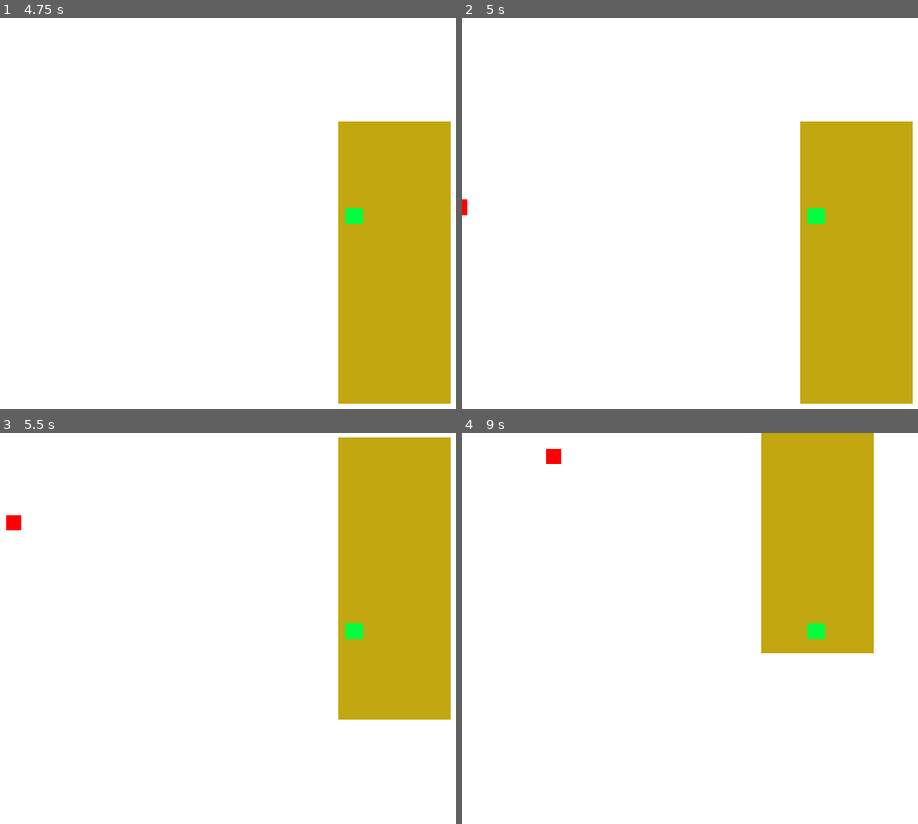
Above: before the commit, frames 1-4 (two rows, left to right).
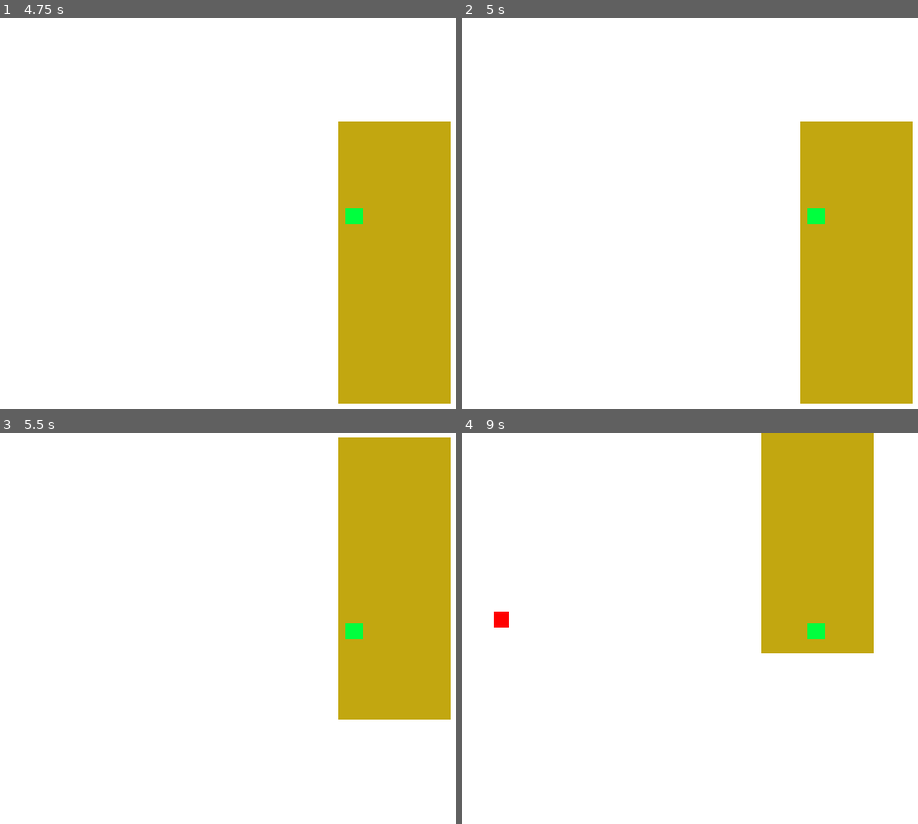
Above: after the commit, the same moments.

Repository: SysForgeStudio/rotten-redemption
Game: Godot game, scene res://World/world.tscn
The game is run twice, just before and just after one commit, with the same random seed, the same clock (stepped at 60 frames per second) and the same inputs. The project has no main scene, so this scene is started directly.
Inputs:
- Up to frame 1 (4.75 s): tap Enter at 0.5, 2.75 s; hold D (move_right) 0.53-1.28 s; tap Space at 1.25, 4.25 s; hold S (move_down) 1.28-2.03 s; hold D (move_right) 2.03-2.78 s; hold W (move_up) 2.78-3.53 s; hold A (move_left) from 3.53 s (still down)
- Up to frame 2 (5 s): keep holding A (move_left)
- Up to frame 3 (5.5 s): tap Enter at 5 s; release A (move_left) at 5.03 s; hold S (move_down) from 5.03 s (still down)
- Up to frame 4 (9 s): release S (move_down) at 5.78 s; hold D (move_right) 5.78-6.53 s; tap Space at 6.5 s; hold W (move_up) 6.53-7.28 s; hold D (move_right) 7.28-8.03 s; hold S (move_down) 8.03-8.78 s; hold A (move_left) from 8.78 s (still down)

Frame 1 is identical in both runs. In frame 2, less than 0.1% of the frame differs, in the area x 0-2%, y 46-51%; in frame 3, 0.1%; in frame 4, 0.3%, in the area x 6-22%, y 4-50%.

Commit message:
Zombies turn to player

Diff:
--- a/Mobs/mob.gd
+++ b/Mobs/mob.gd
@@ -1,9 +1,18 @@
 extends CharacterBody2D
 
-const SPEED = 900
+var speed = 900
 var speed_multiplier = 6
+var direction_after_change
+
 @onready var base = get_node("/root/World/Base")
+@onready var player = get_node("/root/World/Player")
 
 func _physics_process(delta):
-	velocity.x = SPEED * delta * speed_multiplier
+	velocity.x = speed * delta * speed_multiplier
 	move_and_slide()
+
+func _change_movement_to_player():
+	speed = 100
+	direction_after_change = global_position.direction_to(player.global_position)
+	velocity = direction_after_change * speed
+	move_and_slide()
--- a/World/world.gd
+++ b/World/world.gd
@@ -1,15 +1,21 @@
 extends Node2D
 
-func spawn_mob():
+func _spawn_mob():
 	var new_mob = preload("res://Mobs/mob.tscn").instantiate()
 	get_node("Path2D/PathFollow2D").progress_ratio = randf()
 	new_mob.global_position = get_node("Path2D/PathFollow2D").global_position
 	get_node("Mobs").add_child(new_mob)
 
 
+func _apply_movement_on_children(node):
+	for child in node.get_children():
+		_apply_movement_on_children(child)
+		if child.has_method("_change_movement_to_player"):
+			child._change_movement_to_player()
+
 func _on_world_timer_timeout():
-	spawn_mob()
+	_spawn_mob()
 
 
 func _on_base_base_health_depleted():
-	pass
+	_apply_movement_on_children(get_node("Mobs"))
